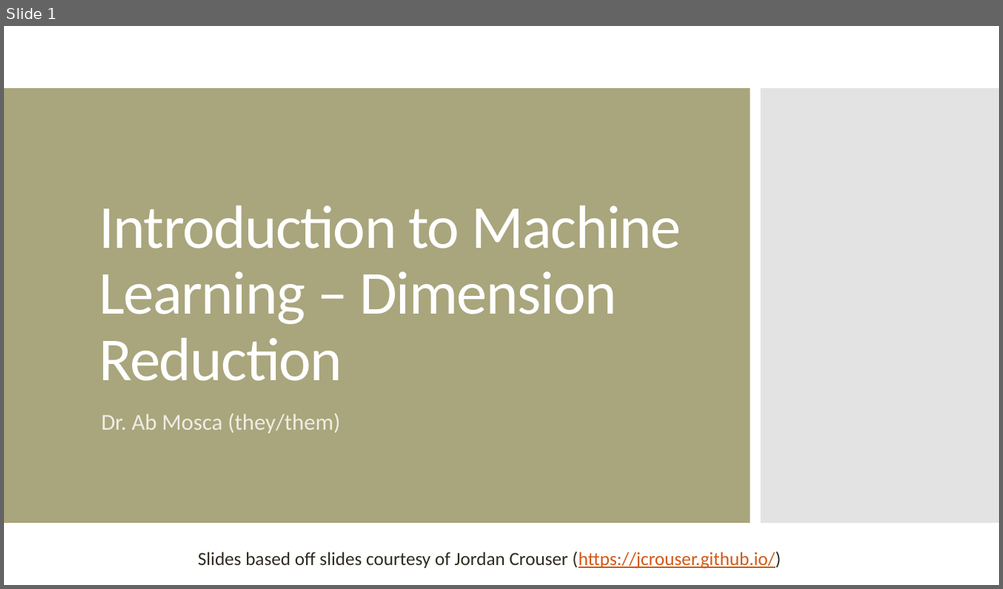
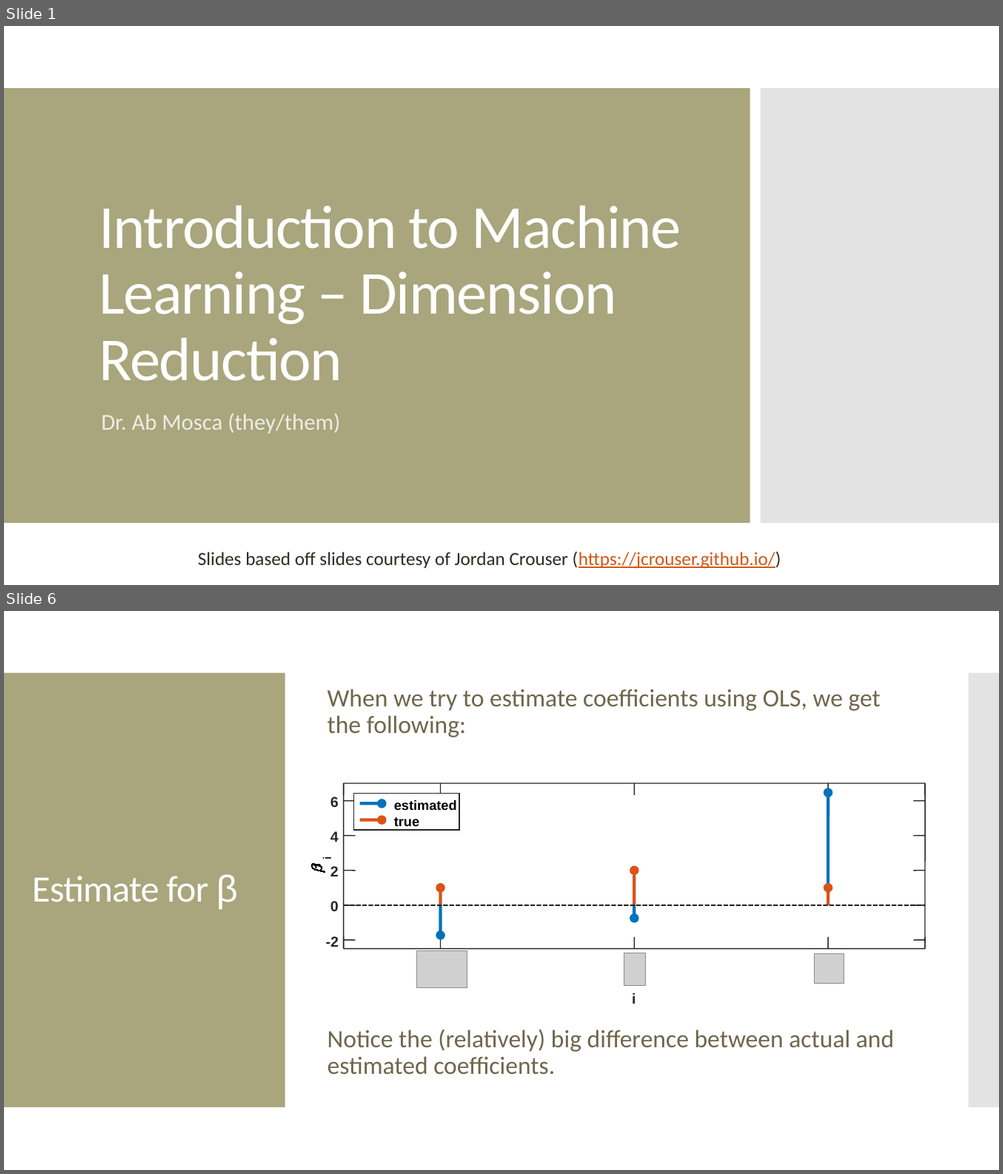
Before and after one commit to amosca01/CAIS380ML-S24, a slide deck: slides/12-dimension-reduction.pptx. Shown one above the other, each under a label of ours: slide 1 before the commit, slides 1 and 6 after it; the slides between them are not shown. The pictures are 1003x589 and 1003x1174 pixels, drawn with LibreOffice and Linux fonts; fonts in the diff are those of the drawing; grey boxes stand for pictures. Boxes give left, top, right and bottom in pixels: in the first picture for what was removed or moved away, otherwise in the second. Text is boxed around its words. In the diff, an @@ line names an element or a change of style, - is before the commit and + after.

```diff
--- a/slides/12-dimension-reduction.pptx
+++ b/slides/12-dimension-reduction.pptx
@@ slide 6 added at bbox=[4, 611, 999, 1170], background #FFFFFF @@
@@ rectangle added at bbox=[4, 673, 285, 1108], fill #A9A57C @@
@@ rectangle added at bbox=[968, 673, 999, 1108], fill #C8C8C8 at 50% opacity @@
@@ text added at bbox=[327, 689, 893, 1075], 24 pt, text #6F664C @@
+When we try to estimate coefficients using OLS, we get the following:
+Notice the (relatively) big difference between actual and estimated coefficients.
@@ group added at bbox=[311, 783, 925, 1004]: 25 lines, 9 texts, 8 arrows, 3 rectangles, 1 freeform shape @@
+i
+i
+-2
+0
+2
+4
+6
+estimated
+true
@@ title added at bbox=[32, 874, 238, 909], 36 pt, text #FFFFFF @@
+Estimate for β
@@ picture added at bbox=[417, 951, 467, 988] @@
@@ picture added at bbox=[624, 954, 645, 985] @@
@@ picture added at bbox=[814, 954, 843, 983] @@
```
Also in this commit, not shown: 2 slides changed, 29 other slides added, 16 slides removed, 14 other files.
